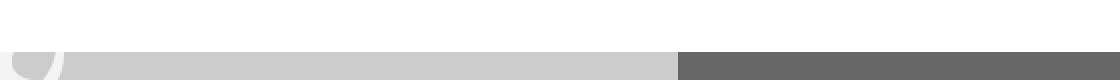
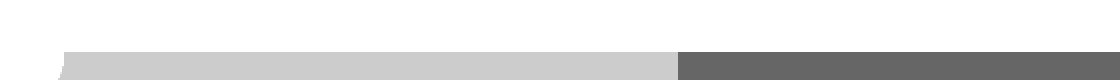
The second 1120px x 80px image is a revision of the first. Changes to its layers:
painted on "Gametypes" over <box>0,52,64,80</box>
